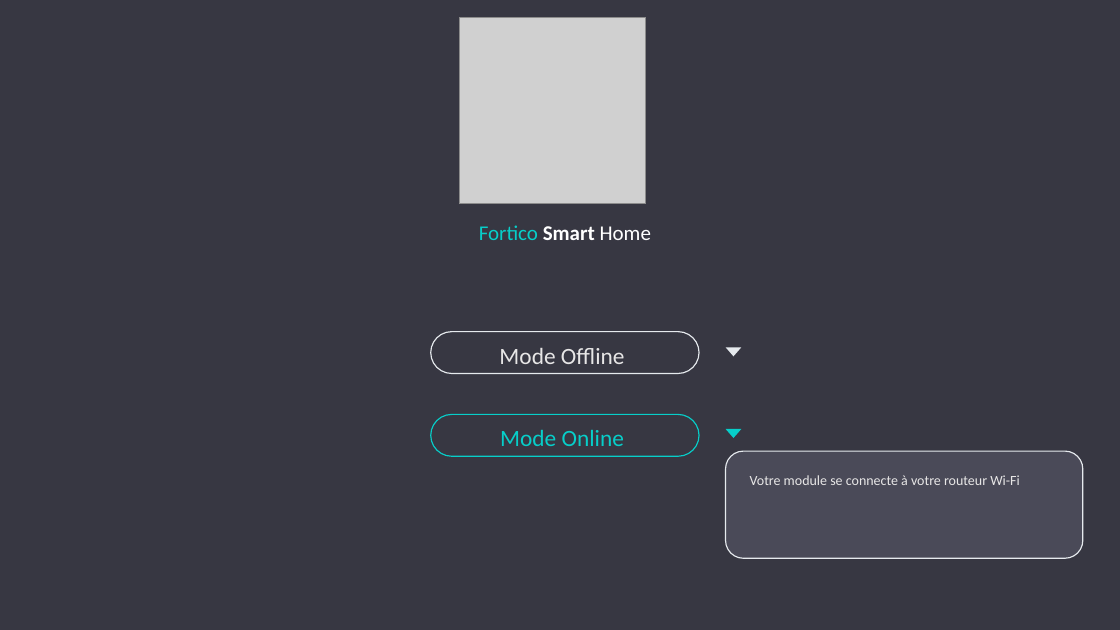
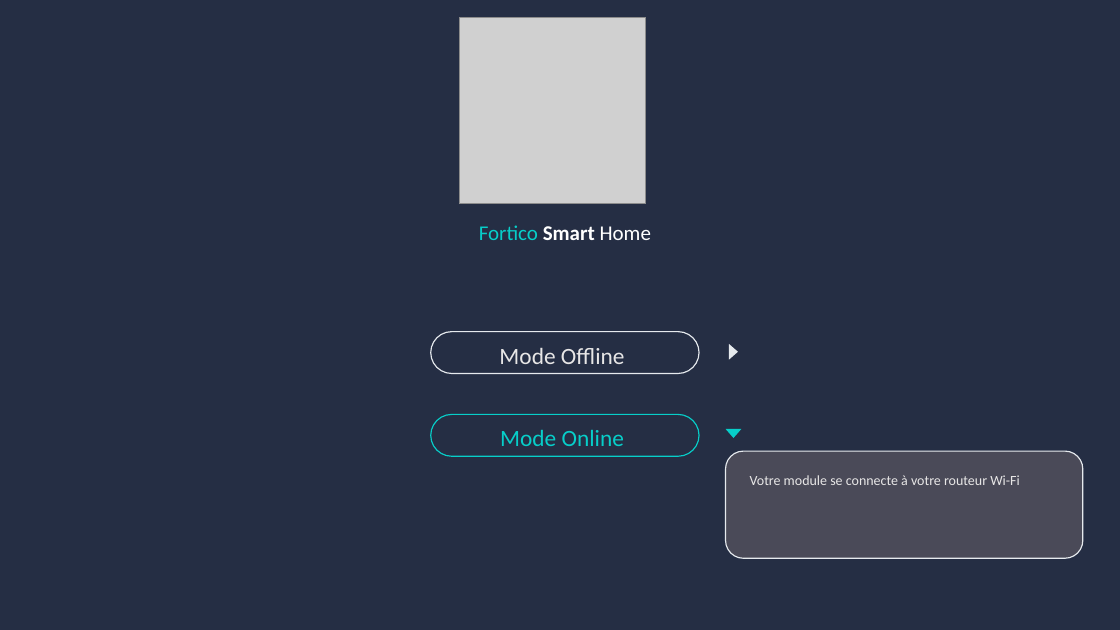
Before and after one commit to Fortuno-tech/Software, a slide deck: slide 4 of UI-model/UI design Fortico.pptx. Drawn at 1120x630 pixels with LibreOffice and Linux fonts; fonts in the diff are those of the drawing; grey boxes stand for pictures. Boxes give left, top, right and bottom in pixels: in the first picture for what was removed or moved away, otherwise in the second. Text is boxed around its words. In the diff, an @@ line names an element or a change of style, - is before the commit and + after.

```diff
--- a/UI-model/UI design Fortico.pptx
+++ b/UI-model/UI design Fortico.pptx
@@ rectangle at [0,0,1120,630]: fill #373742 to #252E44 @@
@@ triangle at [729,344,739,360]: rotation 180 to 90 degrees @@
```
Also in this commit, not shown: 25 other slides changed, 4 other files.
